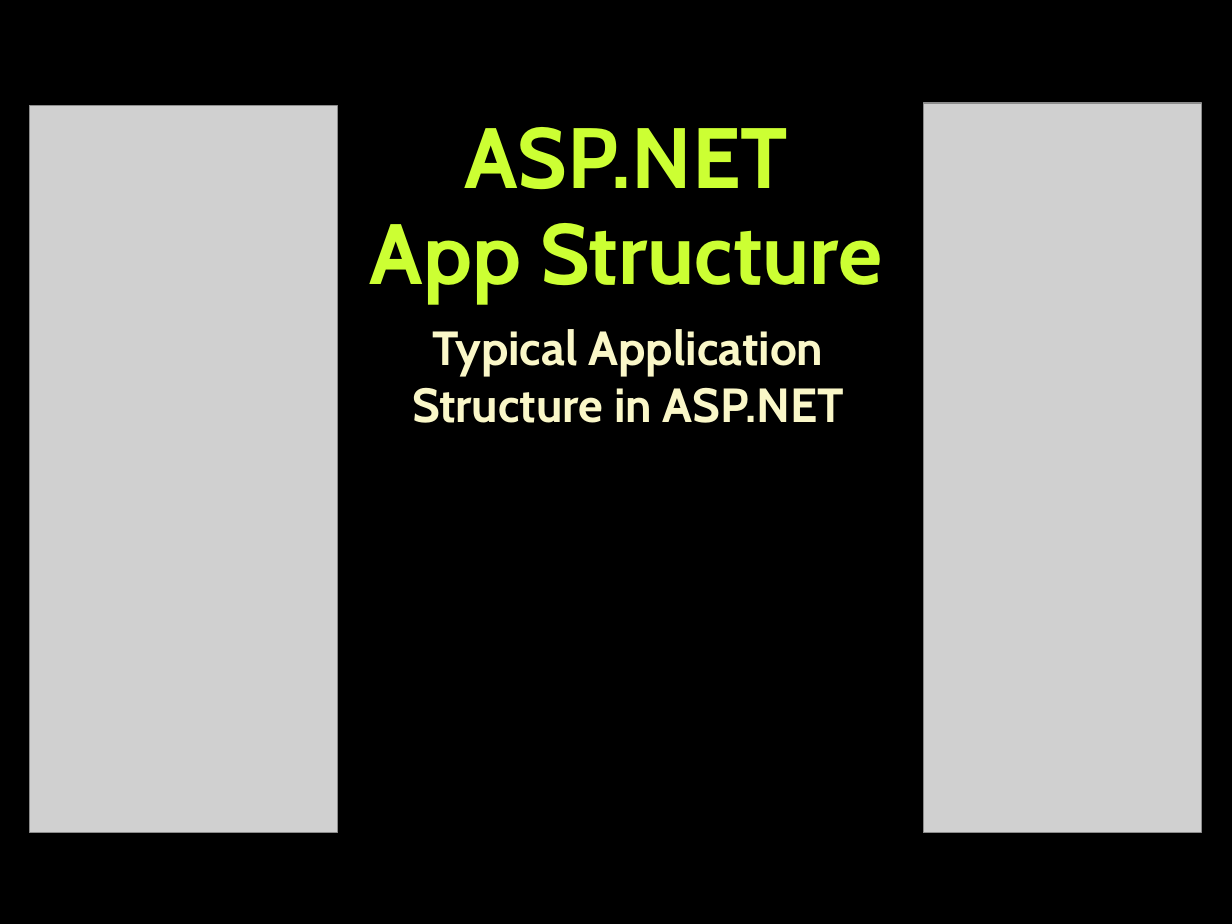
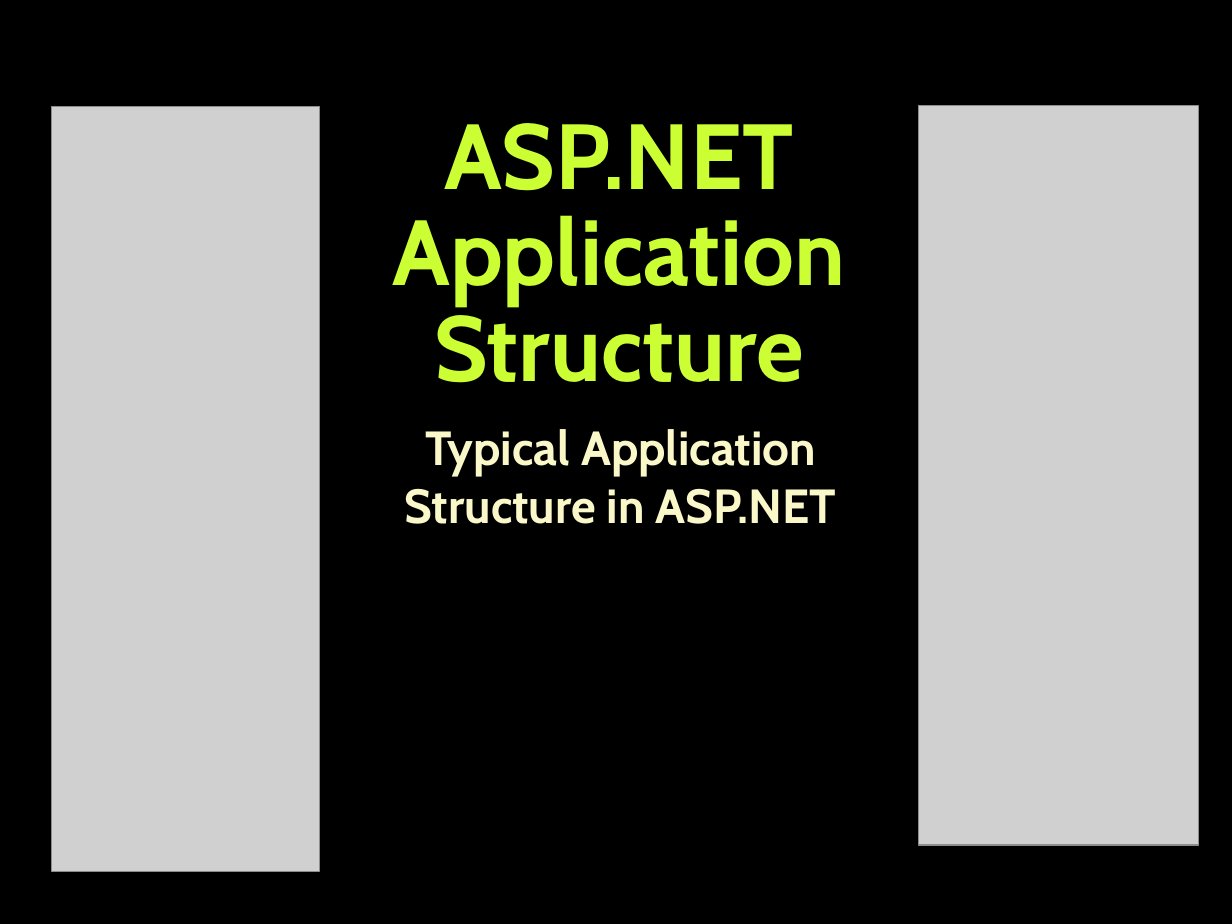
Before and after one commit to TelerikAcademy/ASP.NET-Web-Forms, a slide deck: slide 11 of 01. Introduction-to-ASP.NET/Introduction-to-ASP.NET.pptx. Drawn at 1232x924 pixels with LibreOffice and Linux fonts; fonts in the diff are those of the drawing; grey boxes stand for pictures; background and template pictures are left out. Boxes give left, top, right and bottom in pixels: in the first picture for what was removed or moved away, otherwise in the second. Text is boxed around its words. In the diff, an @@ line names an element or a change of style, - is before the commit and + after.

```diff
--- a/01. Introduction-to-ASP.NET/Introduction-to-ASP.NET.pptx
+++ b/01. Introduction-to-ASP.NET/Introduction-to-ASP.NET.pptx
@@ picture: place and size @@
-picture at [30, 106, 338, 833]
+picture at [52, 106, 320, 871]
@@ picture: place and size @@
-picture at [923, 103, 1201, 833]
+picture at [918, 106, 1198, 845]
@@ title at [392, 123, 845, 383]: text changed; size 50 to 54 pt @@
-ASP.NET
-App Structure
+ASP.NET
+Application Structure
@@ subtitle "Typical Application Structure in ASP.NET": place and size @@
-subtitle "Typical Application Structure in ASP.NET" at [412, 329, 844, 423]
+subtitle "Typical Application Structure in ASP.NET" at [405, 429, 836, 524]
```
Also in this commit, not shown: 22 other slides changed, 4 slides added, 2 slides removed, 1 other file.
